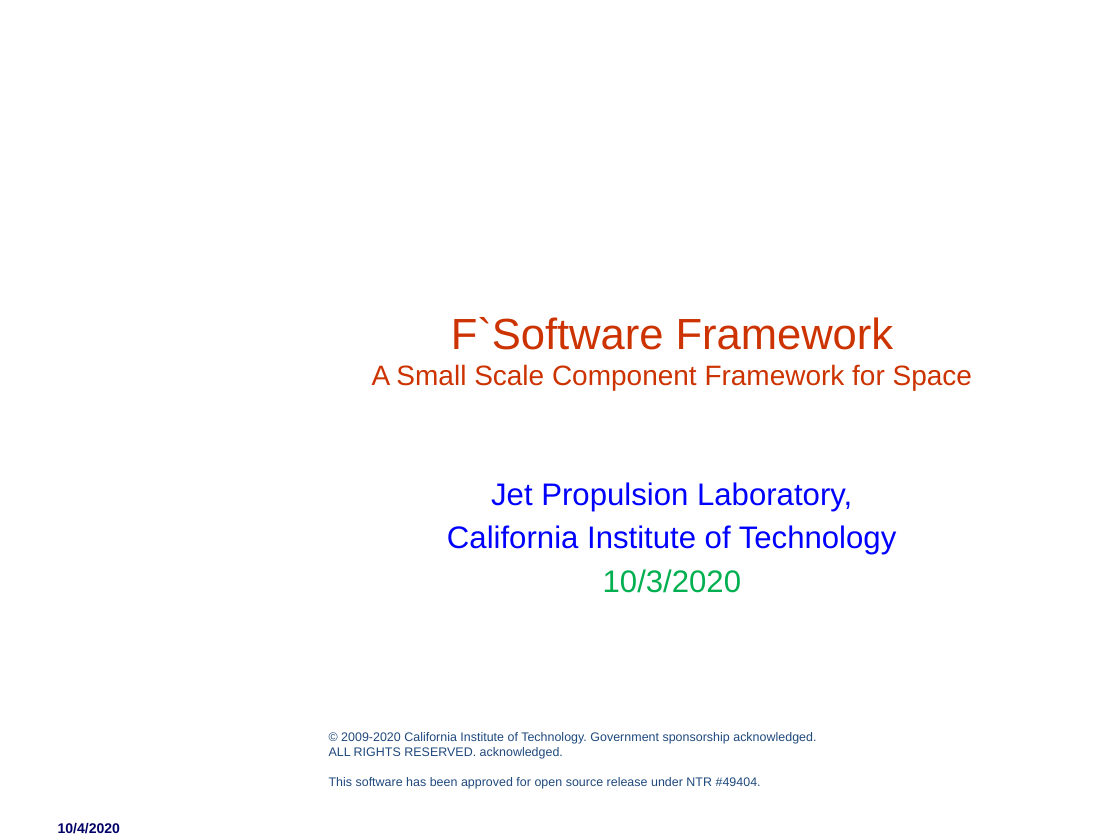
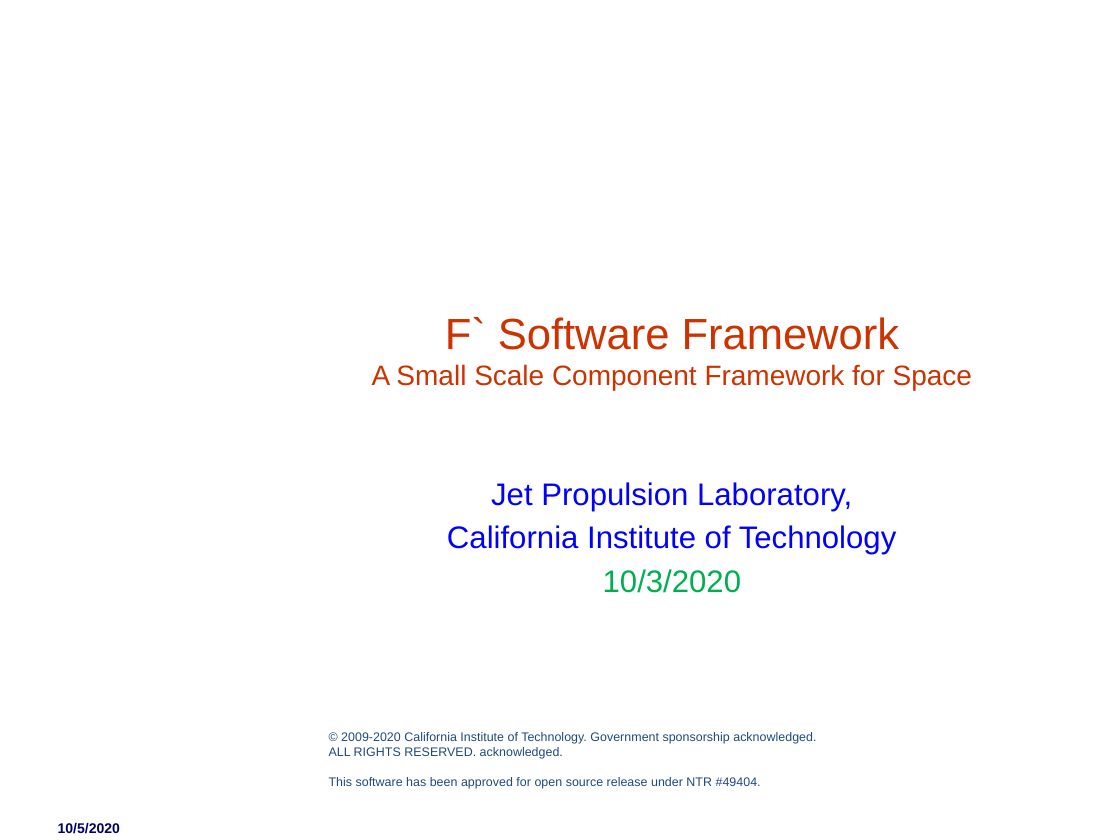
Before and after one commit to nasa/fprime, a slide deck: slide 1 of docs/Architecture/FPrimeSoftwareArchitecture.pptx. Drawn at 1120x840 pixels with LibreOffice and Linux fonts; fonts in the diff are those of the drawing; background and template pictures are left out. Boxes give left, top, right and bottom in pixels: in the first picture for what was removed or moved away, otherwise in the second. Text is boxed around its words. In the diff, an @@ line names an element or a change of style, - is before the commit and + after.

```diff
--- a/docs/Architecture/FPrimeSoftwareArchitecture.pptx
+++ b/docs/Architecture/FPrimeSoftwareArchitecture.pptx
@@ title at (x1=372, y1=317, x2=972, y2=391): spaces changed @@
-F`Software Framework
-A Small Scale Component Framework for Space
+F` Software Framework
+A Small Scale Component Framework for Space
@@ text at (x1=58, y1=823, x2=120, y2=834): text changed @@
-10/4/2020
+10/5/2020
```
Also in this commit, not shown: 4 other slides changed, 1 slide added, 1 other file.
